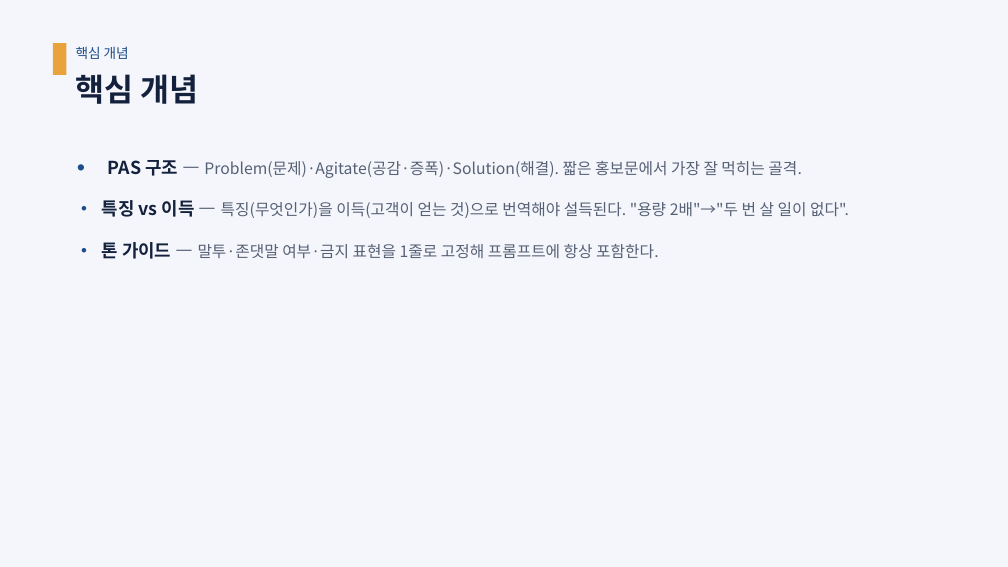
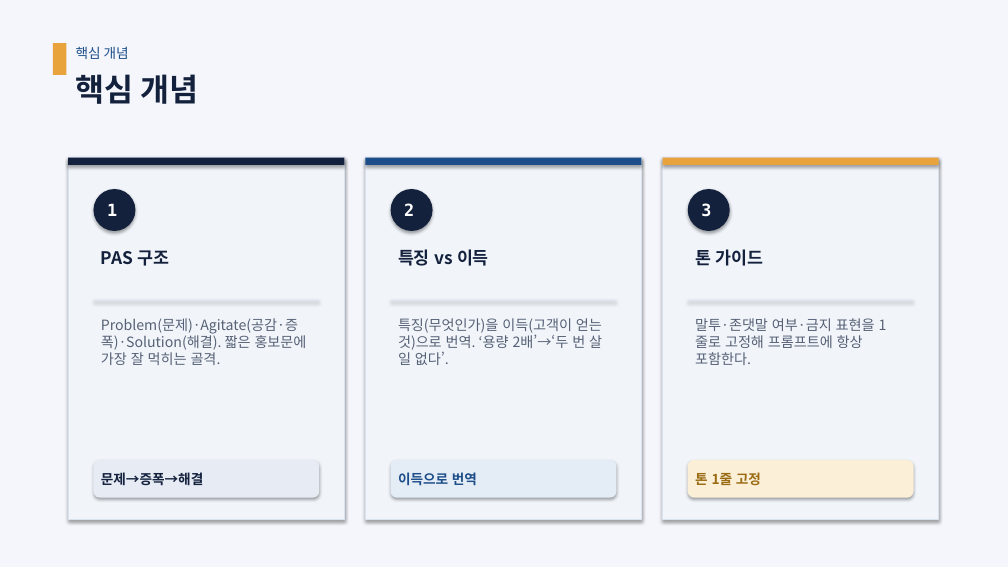
Before and after one commit to aebonlee/content, a slide deck: slide 48 of docs/slides/pptx/AI홍보실무_통합강의.pptx. Drawn at 1008x567 pixels with LibreOffice and Linux fonts; fonts in the diff are those of the drawing. Boxes give left, top, right and bottom in pixels: in the first picture for what was removed or moved away, otherwise in the second. Text is boxed around its words. In the diff, an @@ line names an element or a change of style, - is before the commit and + after.

```diff
--- a/docs/slides/pptx/AI홍보실무_통합강의.pptx
+++ b/docs/slides/pptx/AI홍보실무_통합강의.pptx
@@ rounded rectangle added at (68,157,344,520), fill #F1F5FA, outline #D9E2EF 1 pt @@
@@ rectangle added at (68,157,344,165), fill #14213D @@
@@ text removed at (102,160,849,259) @@
-• PAS 구조 — Problem(문제)·Agitate(공감·증폭)·Solution(해결). 짧은 홍보문에서 가장 잘 먹히는 골격.
-• 특징 vs 이득 — 특징(무엇인가)을 이득(고객이 얻는 것)으로 번역해야 설득된다. "용량 2배"→"두 번 살 일이 없다".
-• 톤 가이드 — 말투·존댓말 여부·금지 표현을 1줄로 고정해 프롬프트에 항상 포함한다.
@@ rounded rectangle added at (365,157,641,520), fill #F1F5FA, outline #D9E2EF 1 pt @@
@@ rectangle added at (365,157,641,165), fill #1D4E89 @@
@@ rounded rectangle added at (662,157,938,520), fill #F1F5FA, outline #D9E2EF 1 pt @@
@@ rectangle added at (662,157,938,165), fill #E8A33D @@
@@ ellipse added at (94,189,136,231), fill #14213D, 16 pt, text #FFFFFF, bold @@
+1
@@ ellipse added at (391,189,433,231), fill #14213D, 16 pt, text #FFFFFF, bold @@
+2
@@ ellipse added at (688,189,730,231), fill #14213D, 16 pt, text #FFFFFF, bold @@
+3
@@ text added at (101,250,169,266), 16.5 pt, text #14213D, bold @@
+PAS 구조
@@ text added at (398,249,489,266), 16.5 pt, text #14213D, bold @@
+특징 vs 이득
@@ text added at (695,249,764,266), 16.5 pt, text #14213D, bold @@
+톤 가이드
@@ rectangle added at (94,300,320,301), fill #D9E2EF @@
@@ text added at (101,318,307,365), 13.5 pt, text #576176 @@
+Problem(문제)·Agitate(공감·증폭)·Solution(해결). 짧은 홍보문에 가장 잘 먹히는 골격.
@@ rectangle added at (391,300,617,301), fill #D9E2EF @@
@@ text added at (398,318,602,365), 13.5 pt, text #576176 @@
+특징(무엇인가)을 이득(고객이 얻는 것)으로 번역. ‘용량 2배’→‘두 번 살 일 없다’.
@@ rectangle added at (688,300,914,301), fill #D9E2EF @@
@@ text added at (695,318,875,365), 13.5 pt, text #576176 @@
+말투·존댓말 여부·금지 표현을 1줄로 고정해 프롬프트에 항상 포함한다.
@@ rounded rectangle added at (94,460,320,498), fill #E7ECF4 @@
@@ text added at (101,472,203,486), 13 pt, text #14213D, bold @@
+문제→증폭→해결
@@ rounded rectangle added at (391,460,617,498), fill #E4ECF6 @@
@@ text added at (398,472,477,486), 13 pt, text #1D4E89, bold @@
+이득으로 번역
@@ rounded rectangle added at (688,460,914,498), fill #FBEFD8 @@
@@ text added at (695,472,761,485), 13 pt, text #9A6B12, bold @@
+톤 1줄 고정
```
Also in this commit, not shown: 54 other slides changed, 3 other files.
